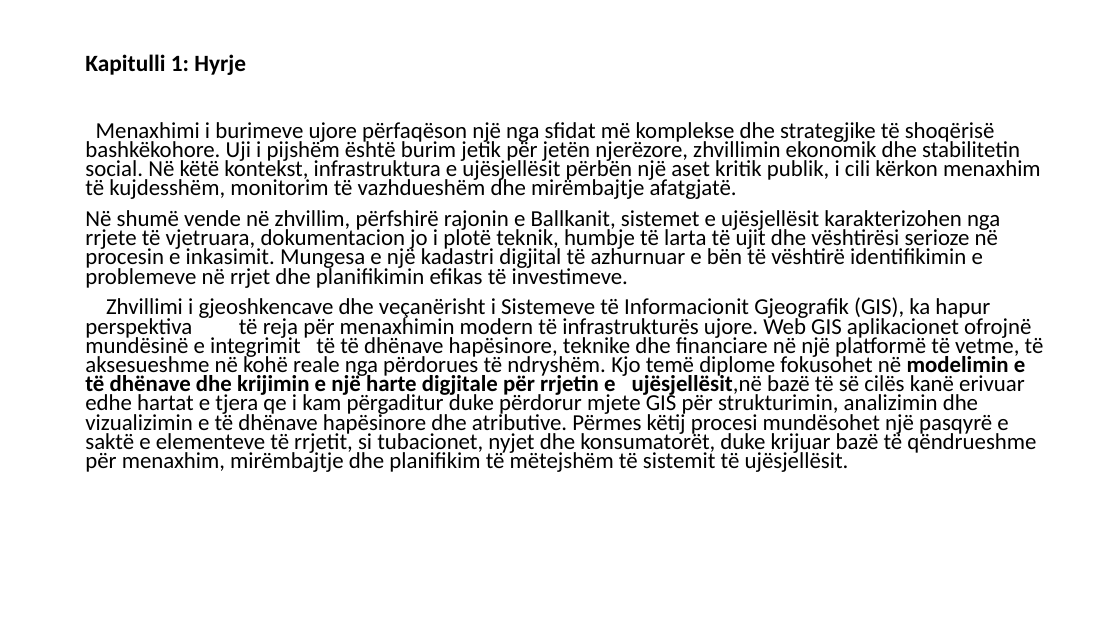
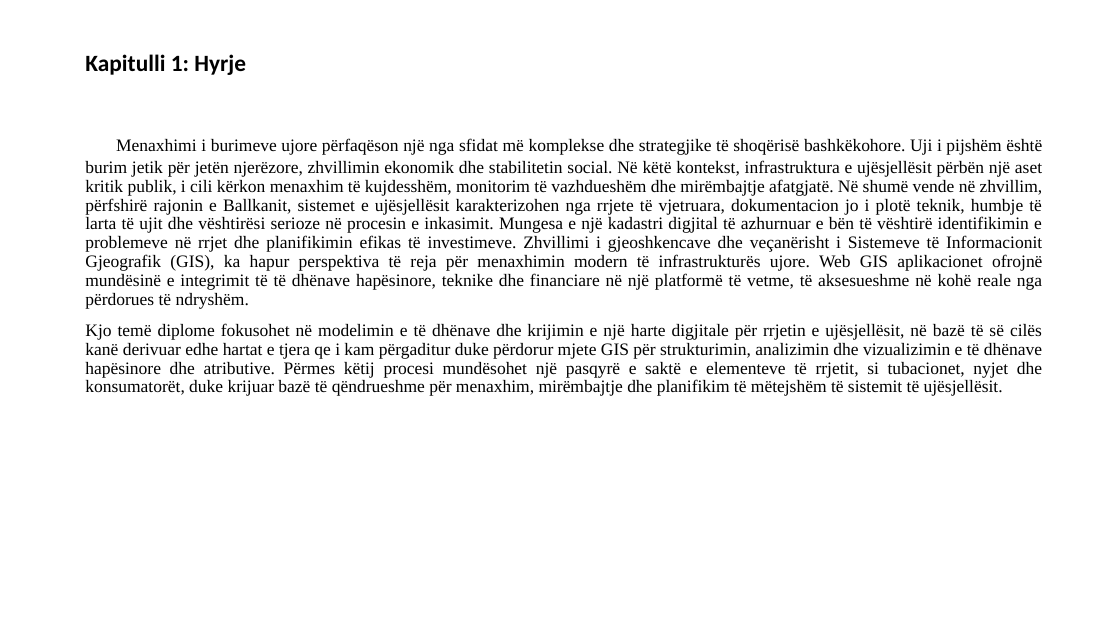
Before and after one commit to geo-coding/temaValoni, a slide deck: slide 3 of prezantimi/PowerPoint/Tema.pptx (slide 2 before the commit). Drawn at 1120x630 pixels with LibreOffice and Linux fonts; fonts in the diff are those of the drawing. Boxes give left, top, right and bottom in pixels: in the first picture for what was removed or moved away, otherwise in the second. Text is boxed around its words. In the diff, an @@ line names an element or a change of style, - is before the commit and + after.

```diff
--- a/prezantimi/PowerPoint/Tema.pptx
+++ b/prezantimi/PowerPoint/Tema.pptx
@@ text at [85,138,1043,396]: text changed; size 19.6 to 15 pt; font Calibri to Times New Roman @@
-Menaxhimi i burimeve ujore përfaqëson një nga sfidat më komplekse dhe strategjike të shoqërisë bashkëkohore. Uji i pijshëm është burim jetik për jetën njerëzore, zhvillimin ekonomik dhe stabilitetin social. Në këtë kontekst, infrastruktura e ujësjellësit përbën një aset kritik publik, i cili kërkon menaxhim të kujdesshëm, monitorim të vazhdueshëm dhe mirëmbajtje afatgjatë.
-Në shumë vende në zhvillim, përfshirë rajonin e Ballkanit, sistemet e ujësjellësit karakterizohen nga rrjete të vjetruara, dokumentacion jo i plotë teknik, humbje të larta të ujit dhe vështirësi serioze në procesin e inkasimit. Mungesa e një kadastri digjital të azhurnuar e bën të vështirë identifikimin e problemeve në rrjet dhe planifikimin efikas të investimeve.
-Zhvillimi i gjeoshkencave dhe veçanërisht i Sistemeve të Informacionit Gjeografik (GIS), ka hapur perspektiva të reja për menaxhimin modern të infrastrukturës ujore. Web GIS aplikacionet ofrojnë mundësinë e integrimit të të dhënave hapësinore, teknike dhe financiare në një platformë të vetme, të aksesueshme në kohë reale nga përdorues të ndryshëm. Kjo temë diplome fokusohet në modelimin e të dhënave dhe krijimin e një harte digjitale për rrjetin e ujësjellësit,në bazë të së cilës kanë erivuar edhe hartat e tjera qe i kam përgaditur duke përdorur mjete GIS për strukturimin, analizimin dhe vizualizimin e të dhënave hapësinore dhe atributive. Përmes këtij procesi mundësohet një pasqyrë e saktë e elementeve të rrjetit, si tubacionet, nyjet dhe konsumatorët, duke krijuar bazë të qëndrueshme për menaxhim, mirëmbajtje dhe planifikim të mëtejshëm të sistemit të ujësjellësit.
+Menaxhimi i burimeve ujore përfaqëson një nga sfidat më komplekse dhe strategjike të shoqërisë bashkëkohore. Uji i pijshëm është burim jetik për jetën njerëzore, zhvillimin ekonomik dhe stabilitetin social. Në këtë kontekst, infrastruktura e ujësjellësit përbën një aset kritik publik, i cili kërkon menaxhim të kujdesshëm, monitorim të vazhdueshëm dhe mirëmbajtje afatgjatë. Në shumë vende në zhvillim, përfshirë rajonin e Ballkanit, sistemet e ujësjellësit karakterizohen nga rrjete të vjetruara, dokumentacion jo i plotë teknik, humbje të larta të ujit dhe vështirësi serioze në procesin e inkasimit. Mungesa e një kadastri digjital të azhurnuar e bën të vështirë identifikimin e problemeve në rrjet dhe planifikimin efikas të investimeve. Zhvillimi i gjeoshkencave dhe veçanërisht i Sistemeve të Informacionit Gjeografik (GIS), ka hapur perspektiva të reja për menaxhimin modern të infrastrukturës ujore. Web GIS aplikacionet ofrojnë mundësinë e integrimit të të dhënave hapësinore, teknike dhe financiare në një platformë të vetme, të aksesueshme në kohë reale nga përdorues të ndryshëm.
+Kjo temë diplome fokusohet në modelimin e të dhënave dhe krijimin e një harte digjitale për rrjetin e ujësjellësit, në bazë të së cilës kanë derivuar edhe hartat e tjera qe i kam përgaditur duke përdorur mjete GIS për strukturimin, analizimin dhe vizualizimin e të dhënave hapësinore dhe atributive. Përmes këtij procesi mundësohet një pasqyrë e saktë e elementeve të rrjetit, si tubacionet, nyjet dhe konsumatorët, duke krijuar bazë të qëndrueshme për menaxhim, mirëmbajtje dhe planifikim të mëtejshëm të sistemit të ujësjellësit.
```
Also in this commit, not shown: 1 other slide changed, 1 slide added, 1 slide removed, 1 other file.
